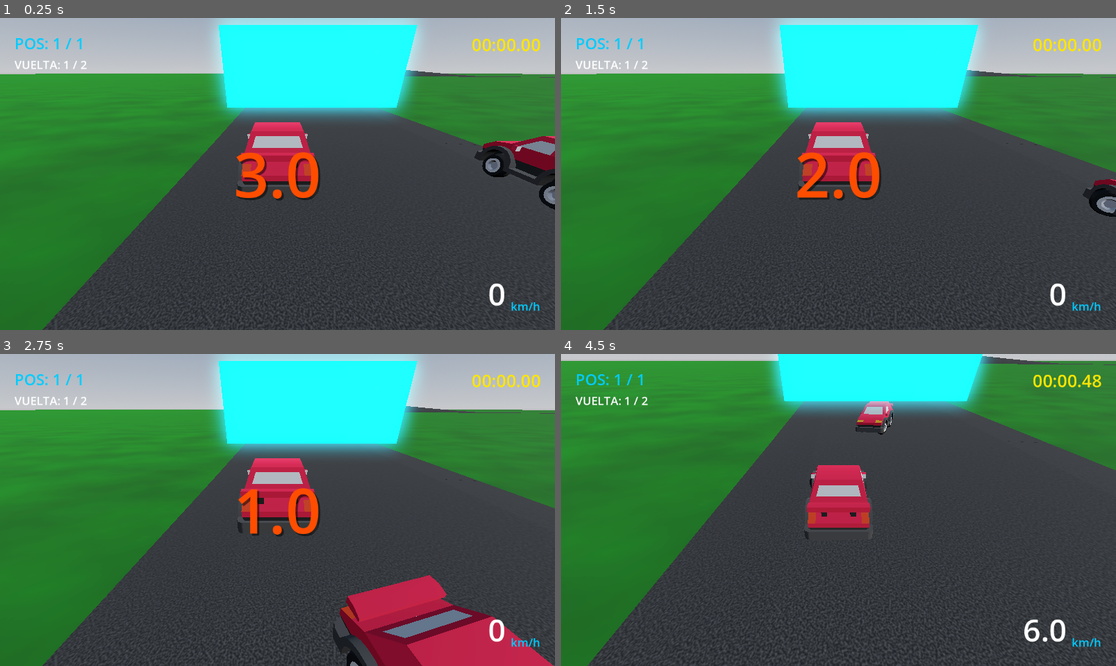
Above: before the commit, frames 1-4 (two rows, left to right).
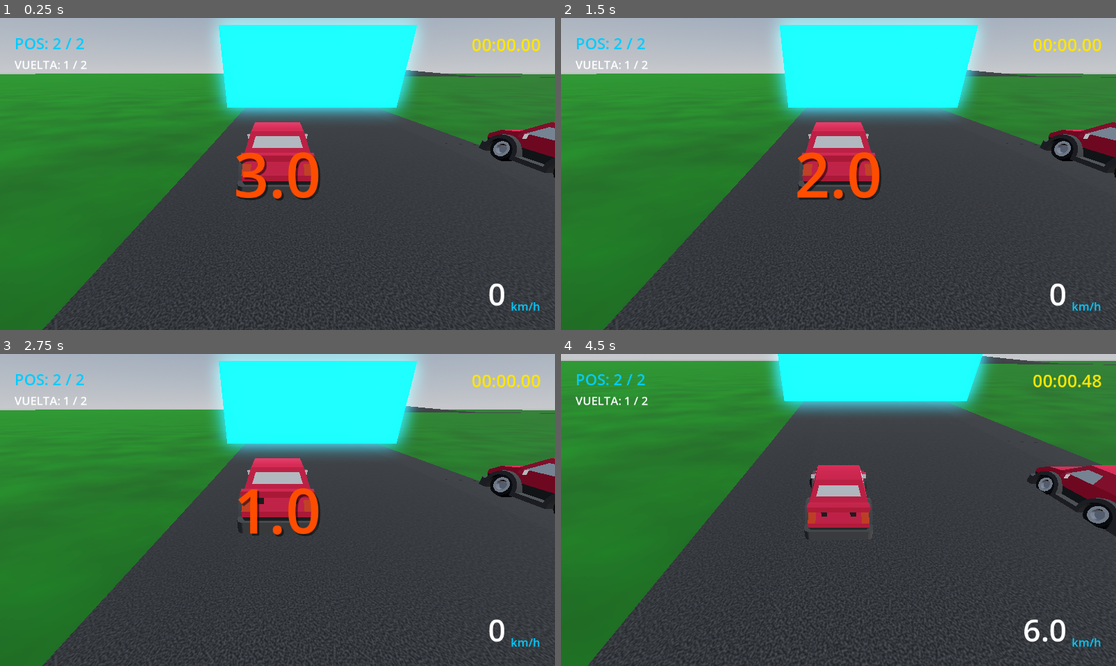
Above: after the commit, the same moments.

Repository: RafelToni/Horizon-X
Game: Godot game, scene res://scenes/prototype_track.tscn
The game is run twice, just before and just after one commit, with the same random seed, the same clock (stepped at 60 frames per second) and the same inputs.
Inputs:
- Up to frame 1 (0.25 s): no input
- Up to frame 2 (1.5 s): hold D (Steer Right) 0.53-1.28 s; tap C (Clutch) at 0.6 s; hold S (Brakes) from 1.28 s (still down); tap W (Throttle) at 1.35 s
- Up to frame 3 (2.75 s): tap Enter at 2 s; release S (Brakes) at 2.03 s; hold D (Steer Right) from 2.03 s (still down); tap T (Toggle Transmission) at 2.1 s
- Up to frame 4 (4.5 s): release D (Steer Right) at 2.78 s; hold F (Shift Up) 2.78-3.53 s; tap C (Clutch) at 2.85 s; hold A (Steer Left) from 3.53 s (still down); tap W (Throttle) at 3.6 s; tap T (Toggle Transmission) at 4.35 s

The runs differ from the first frame. In frame 1, 2.1% of the frame differs, in the area x 9-100%, y 6-62%; in frame 2, 2.0%; in frame 3, 8.4%, in the area x 9-100%, y 6-100%; in frame 4, 2.6%.

Commit message:
fix: refactor AI arrays in event_runner to use NodePath for reliable resolving across Godot versions

Diff:
--- a/scripts/events/event_runner.gd
+++ b/scripts/events/event_runner.gd
@@ -17,10 +17,14 @@
 @export var player_vehicle: Node3D
 ## Controlador de entrada del jugador (para bloquearlo durante la cuenta atrás).
 @export var player_controller: Node
-## Lista de vehículos controlados por la IA.
-@export var ai_vehicles: Array[Node3D] = []
-## Lista de controladores de IA correspondientes.
-@export var ai_controllers: Array[Node] = []
+## Lista de vehículos controlados por la IA (definidos como NodePath).
+@export var ai_vehicles: Array[NodePath] = []
+## Lista de controladores de IA correspondientes (definidos como NodePath).
+@export var ai_controllers: Array[NodePath] = []
+
+# Nodos de IA resueltos dinámicamente en _ready()
+var ai_vehicle_nodes: Array[Node3D] = []
+var ai_controller_nodes: Array[Node] = []
 
 @export_category("Interfaz")
 ## Referencia al HUD del juego.
@@ -46,8 +50,19 @@
 var total_competitors: int = 1
 
 func _ready() -> void:
+	# Resolver NodePaths de vehículos y controladores de IA
+	for path in ai_vehicles:
+		var node = get_node_or_null(path) as Node3D
+		if node:
+			ai_vehicle_nodes.append(node)
+
+	for path in ai_controllers:
+		var node = get_node_or_null(path)
+		if node:
+			ai_controller_nodes.append(node)
+
 	# Inicializar competidores
-	total_competitors = 1 + ai_vehicles.size()
+	total_competitors = 1 + ai_vehicle_nodes.size()
 
 	# Inicializar checkpoints del contenedor
 	if checkpoints_container:
@@ -65,7 +80,7 @@
 		checkpoints[0].is_active = true
 
 	# Configurar estados iniciales de IA
-	for ai in ai_vehicles:
+	for ai in ai_vehicle_nodes:
 		ai_states[ai] = {
 			"next_checkpoint_idx": 0,
 			"lap": 0,
@@ -85,7 +100,7 @@
 	# Congelar físicamente los vehículos de la parrilla
 	if player_vehicle:
 		player_vehicle.process_mode = Node.PROCESS_MODE_DISABLED
-	for ai in ai_vehicles:
+	for ai in ai_vehicle_nodes:
 		if ai:
 			ai.process_mode = Node.PROCESS_MODE_DISABLED
 
@@ -132,7 +147,7 @@
 	# Descongelar vehículos
 	if player_vehicle:
 		player_vehicle.process_mode = Node.PROCESS_MODE_INHERIT
-	for ai in ai_vehicles:
+	for ai in ai_vehicle_nodes:
 		if ai:
 			ai.process_mode = Node.PROCESS_MODE_INHERIT
 
@@ -145,7 +160,7 @@
 		if player_controller.has_method("set_process"):
 			player_controller.set_process(enabled)
 
-	for ai_ctrl in ai_controllers:
+	for ai_ctrl in ai_controller_nodes:
 		if ai_ctrl:
 			ai_ctrl.set_physics_process(enabled)
 			if ai_ctrl.has_method("set_process"):
@@ -190,7 +205,7 @@
 
 		# Si es la IA, actualizar su posición de seguridad en su controlador para la prevención de atascos
 		if not is_player:
-			for ai_ctrl in ai_controllers:
+			for ai_ctrl in ai_controller_nodes:
 				if ai_ctrl and "vehicle_node" in ai_ctrl and ai_ctrl.vehicle_node == vehicle:
 					if ai_ctrl.has_method("update_safe_position"):
 						ai_ctrl.update_safe_position(checkpoint.global_position, checkpoint.global_transform.basis)
@@ -248,7 +263,7 @@
 	})
 
 	# Añadir competidores de IA
-	for ai in ai_vehicles:
+	for ai in ai_vehicle_nodes:
 		var s = ai_states[ai]
 		list.append({
 			"node": ai,
